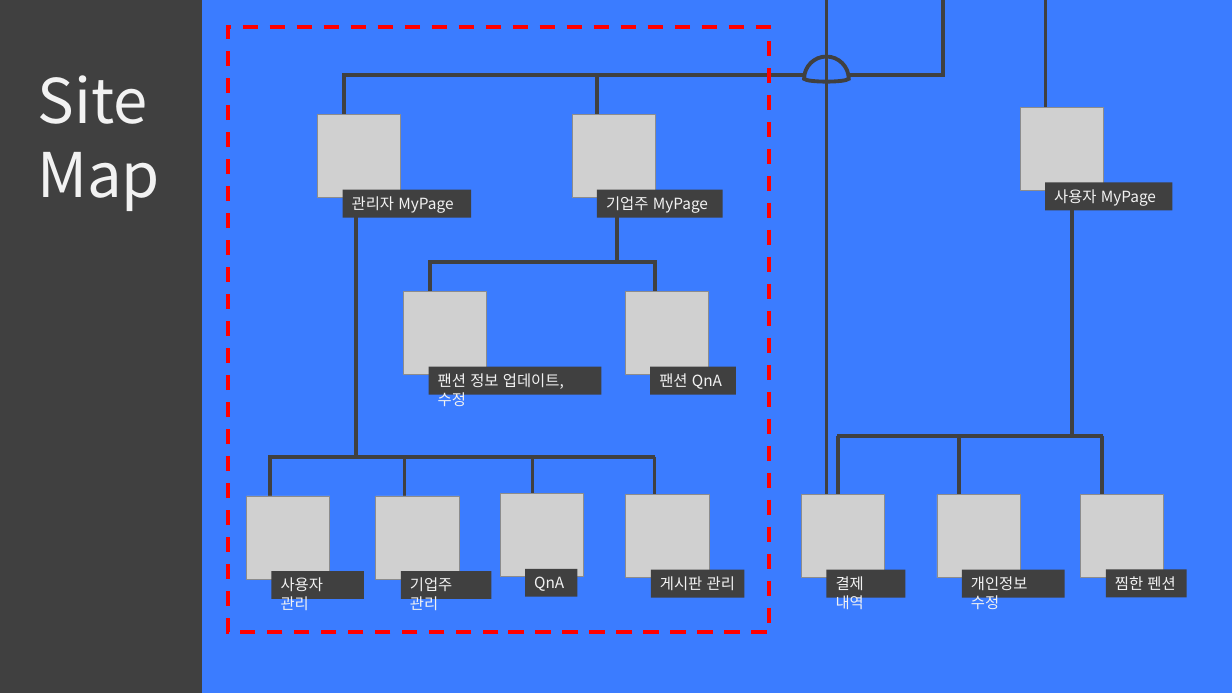
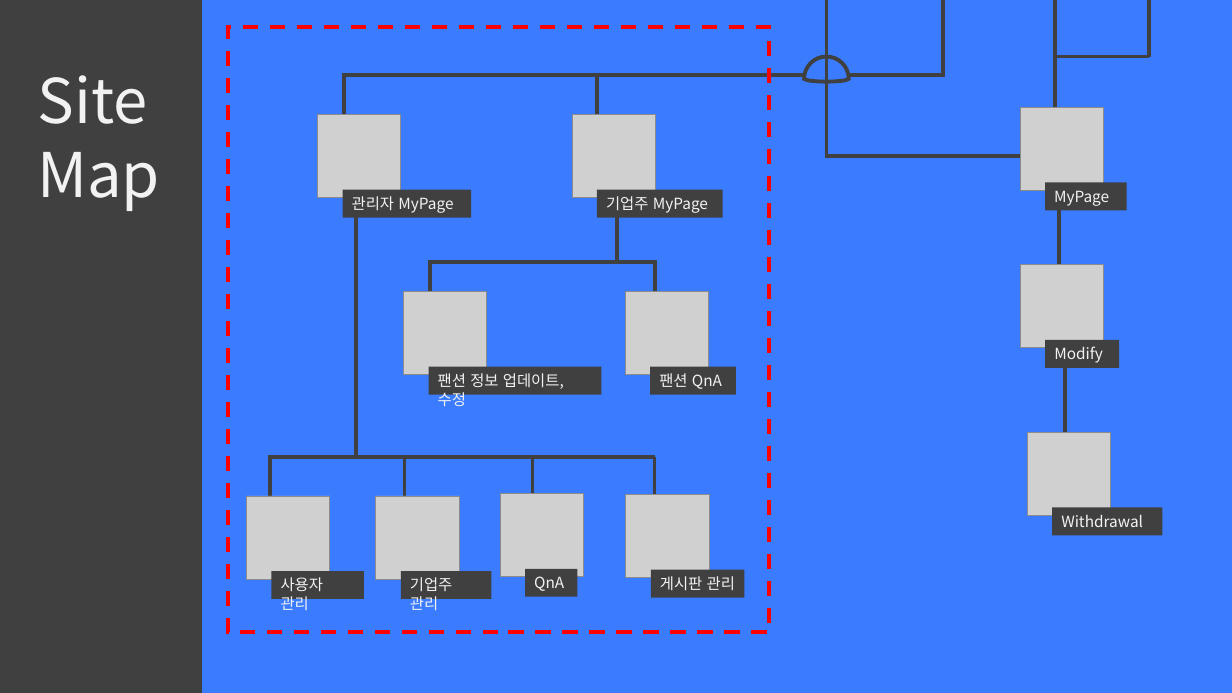
Before and after one commit to Dongkeon-Oh/Project_YouHyoo, a slide deck: slide 2 of docs/site_map.pptx. Drawn at 1232x693 pixels with LibreOffice and Linux fonts; fonts in the diff are those of the drawing; grey boxes stand for pictures. Boxes give left, top, right and bottom in pixels: in the first picture for what was removed or moved away, otherwise in the second. Text is boxed around its words. In the diff, an @@ line names an element or a change of style, - is before the commit and + after.

```diff
--- a/docs/site_map.pptx
+++ b/docs/site_map.pptx
@@ line moved from (826, 0) - (826, 494) to (826, 0) - (826, 156) @@
@@ line moved from (1046, 0) - (1046, 129) to (1055, 0) - (1055, 129) @@
@@ line moved from (1103, 436) - (1103, 501) to (1150, 0) - (1150, 57) @@
@@ line added from (1150, 56) to (1055, 56), #404040 3 pt @@
@@ line moved from (1104, 436) - (837, 436) to (1032, 156) - (824, 156) @@
@@ rectangle "MyPage": place and size @@
-rectangle "MyPage" at (1045, 182, 1173, 210)
+rectangle "MyPage" at (1045, 182, 1127, 210)
@@ text in rectangle at (1054, 190, 1109, 206): text changed @@
-사용자 MyPage
+MyPage
@@ line moved from (959, 436) - (959, 501) to (1059, 207) - (1059, 272) @@
@@ line removed from (1072, 203) to (1072, 436) @@
@@ picture: place and size @@
-picture at (937, 494, 1020, 578)
+picture at (1020, 265, 1104, 348)
@@ rectangle added at (1045, 340, 1119, 368), fill #404040, 12 pt, text #F2F2F2 @@
+Modify
@@ line moved from (838, 436) - (838, 509) to (1065, 368) - (1065, 441) @@
@@ picture: place and size @@
-picture at (1081, 494, 1165, 578)
+picture at (1028, 433, 1111, 516)
@@ picture removed at (801, 494, 884, 578) @@
@@ rectangle "Withdrawal": place and size @@
-rectangle "Withdrawal" at (1106, 569, 1188, 597)
+rectangle "Withdrawal" at (1053, 507, 1163, 535)
@@ text in rectangle at (1061, 514, 1143, 527): text changed @@
-찜한 펜션
+Withdrawal
@@ rectangle removed at (826, 570, 905, 598) @@
-결제 내역
@@ rectangle removed at (962, 570, 1065, 598) @@
-개인정보 수정
```
Also in this commit, not shown: 1 slide added, 1 slide removed, 3 other files.
